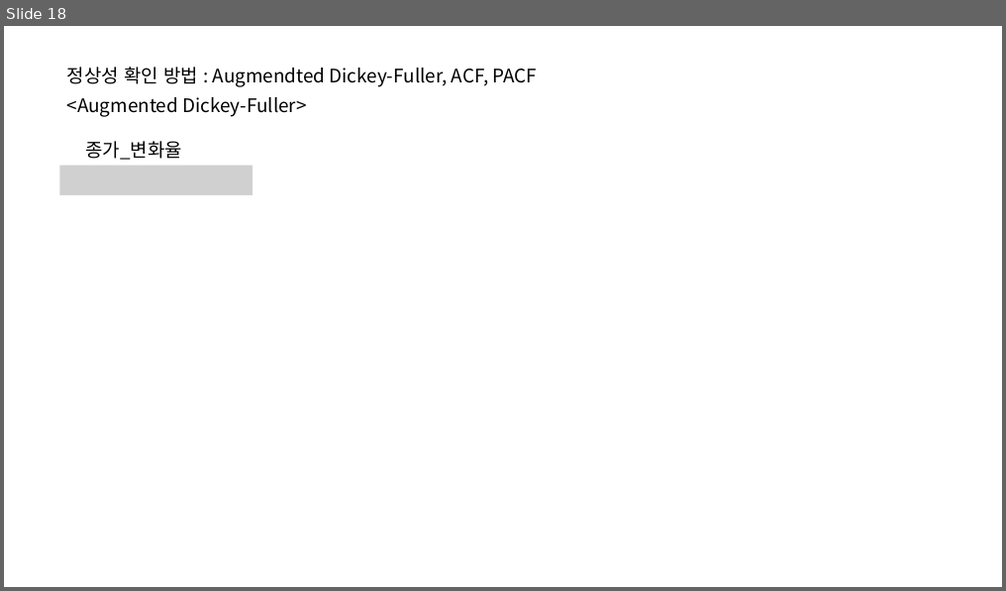
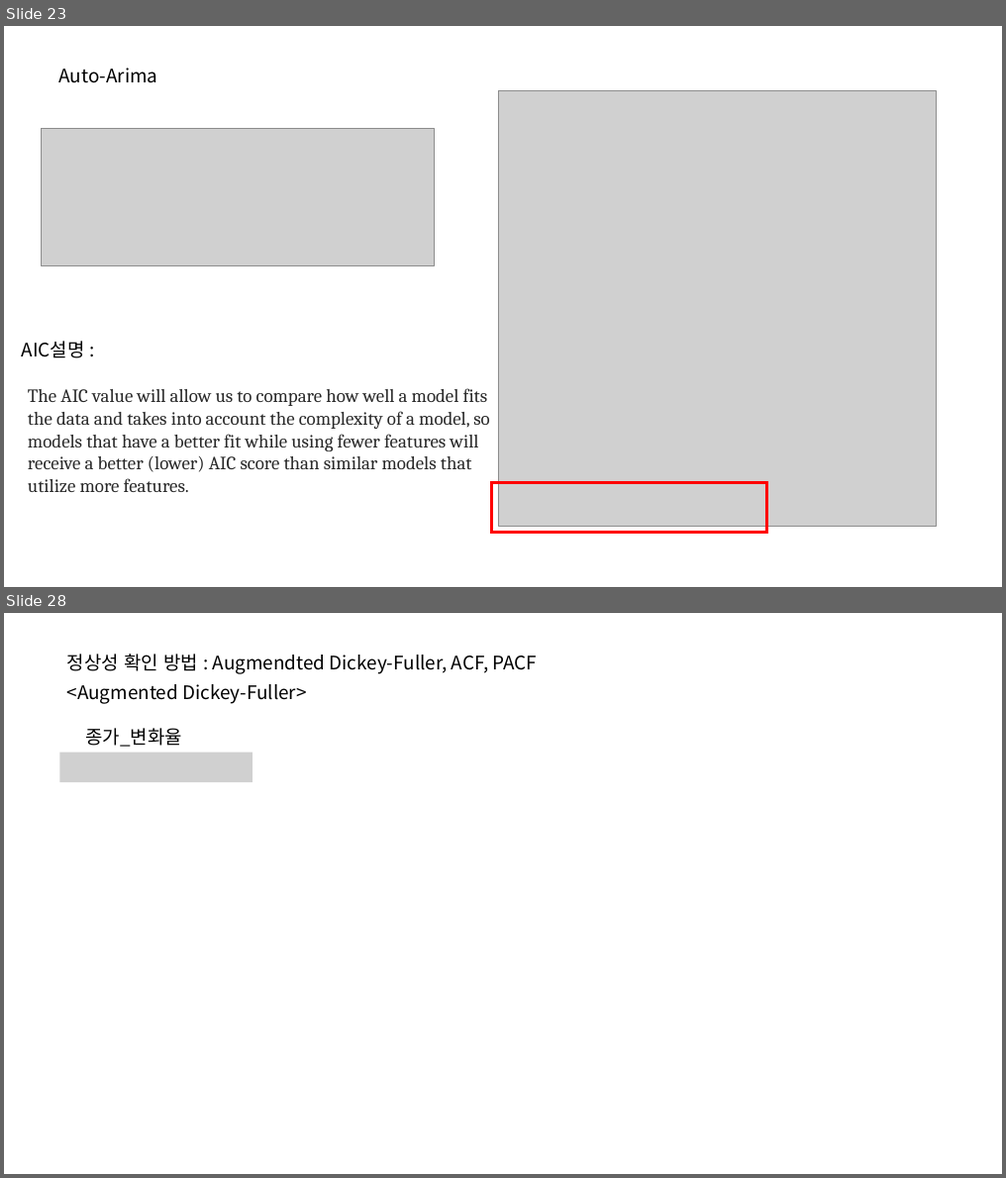
Before and after one commit to ejihoon6065/Project_TurnAround, a slide deck: YG엔터주분석/멘토님미팅발표자료/ARIMA모델_ppt2.pptx. Shown one above the other, each under a label of ours: slide 18 before the commit, slides 23 and 28 after it; the slides between them are not shown. The pictures are 1006x591 and 1006x1178 pixels, drawn with LibreOffice and Linux fonts; fonts in the diff are those of the drawing; grey boxes stand for pictures. Boxes give left, top, right and bottom in pixels: in the first picture for what was removed or moved away, otherwise in the second. Text is boxed around its words. In the diff, an @@ line names an element or a change of style, - is before the commit and + after.

Commit message:
ARIMA and fbprophet

```diff
--- a/YG엔터주분석/멘토님미팅발표자료/ARIMA모델_ppt2.pptx
+++ b/YG엔터주분석/멘토님미팅발표자료/ARIMA모델_ppt2.pptx
@@ slide 23 added at <box>4,26,1002,587</box>, background #FFFFFF @@
@@ text added at <box>59,68,158,83</box>, 18 pt, text #000000 @@
+Auto-Arima
@@ picture added at <box>498,91,936,526</box> @@
@@ picture added at <box>42,129,435,266</box> @@
@@ text added at <box>22,341,85,359</box>, 18 pt, text #000000 @@
+AIC설명 :
@@ text added at <box>28,388,489,492</box>, 18 pt, text #292929 @@
+The AIC value will allow us to compare how well a model fits the data and takes into account the complexity of a model, so models that have a better fit while using fewer features will receive a better (lower) AIC score than similar models that utilize more features.
@@ rectangle added at <box>492,483,767,533</box>, outline #FF0000 3 pt @@
@@ what was slide 18 is now slide 28 @@
```
Also in this commit, not shown: 8 slides changed, 9 other slides added, 5 slides removed, 8 other files.
